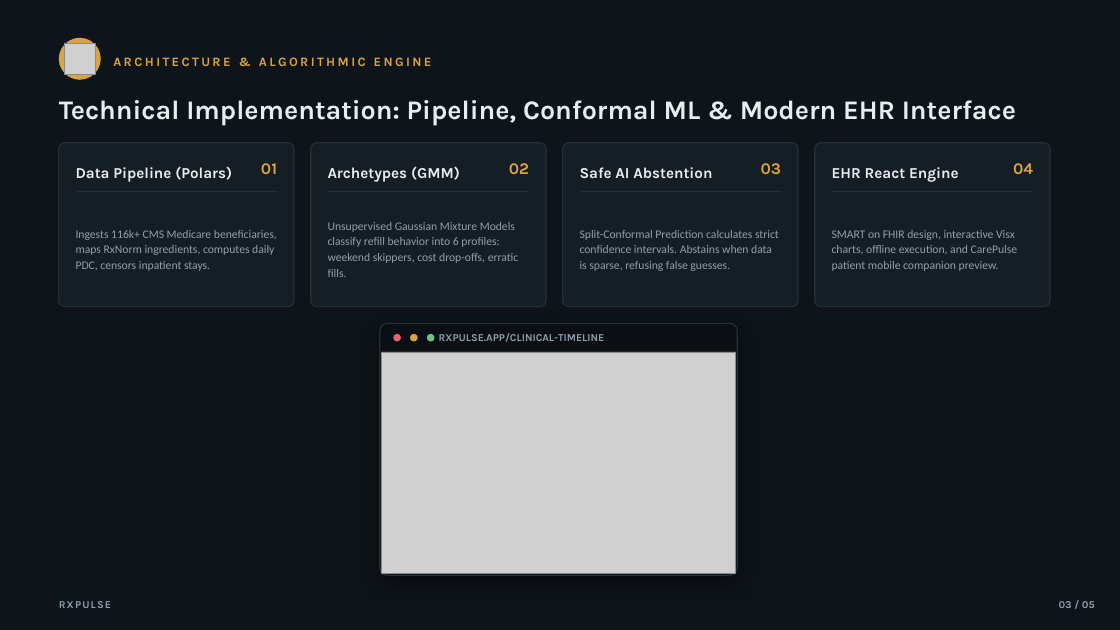
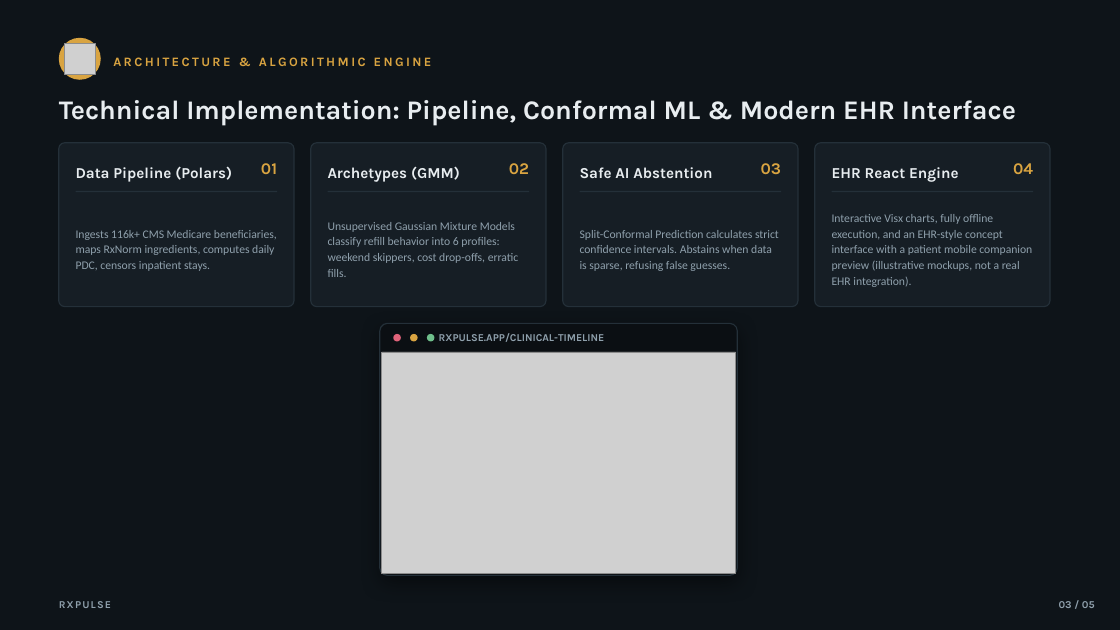
Before and after one commit to tanishkuvar11/RxPulse, a slide deck: slide 3 of deck_assets/Vanishing_Dose_Deck.pptx. Drawn at 1120x630 pixels with LibreOffice and Linux fonts; fonts in the diff are those of the drawing; grey boxes stand for pictures. Boxes give left, top, right and bottom in pixels: in the first picture for what was removed or moved away, otherwise in the second. Text is boxed around its words. In the diff, an @@ line names an element or a change of style, - is before the commit and + after.

```diff
--- a/deck_assets/Vanishing_Dose_Deck.pptx
+++ b/deck_assets/Vanishing_Dose_Deck.pptx
@@ text at (x1=832, y1=214, x2=1032, y2=287): text changed @@
-SMART on FHIR design, interactive Visx charts, offline execution, and CarePulse patient mobile companion preview.
+Interactive Visx charts, fully offline execution, and an EHR-style concept interface with a patient mobile companion preview (illustrative mockups, not a real EHR integration).
```
Also in this commit, not shown: 1 other slide changed, 11 other files.
